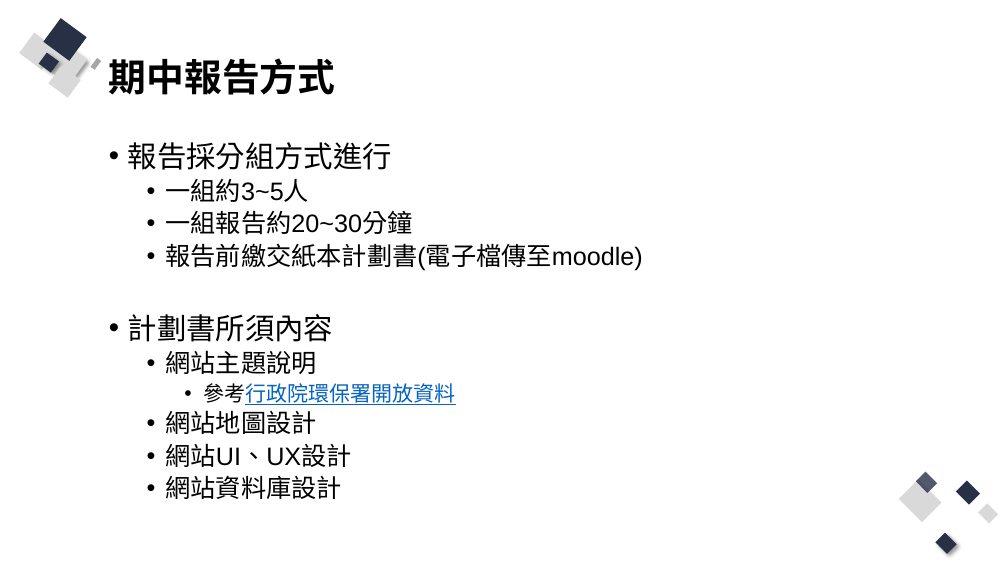
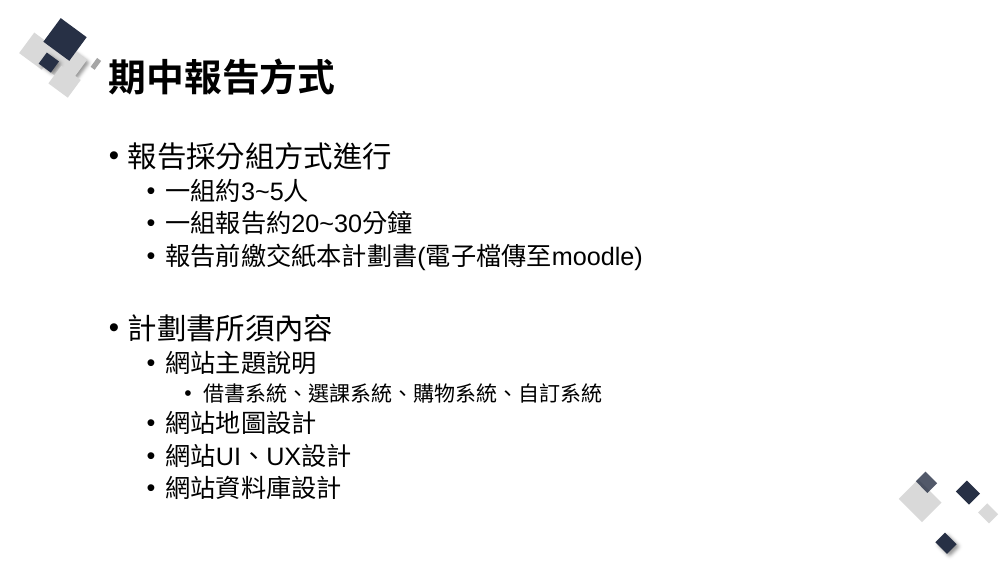
Before and after one commit to Q81JIAXIONG/-, a slide deck: slide 6 of 投影片/0.課程說明.pptx. Drawn at 1008x567 pixels with LibreOffice and Linux fonts; fonts in the diff are those of the drawing. Boxes give left, top, right and bottom in pixels: in the first picture for what was removed or moved away, otherwise in the second. Text is boxed around its words. In the diff, an @@ line names an element or a change of style, - is before the commit and + after.

```diff
--- a/投影片/0.課程說明.pptx
+++ b/投影片/0.課程說明.pptx
@@ text at (x1=203, y1=383, x2=603, y2=403): text changed; text colour #0563C1 to #000000 @@
-    • 參考行政院環保署開放資料
+    • 借書系統、選課系統、購物系統、自訂系統
```
Also in this commit, not shown: 4 other files.
